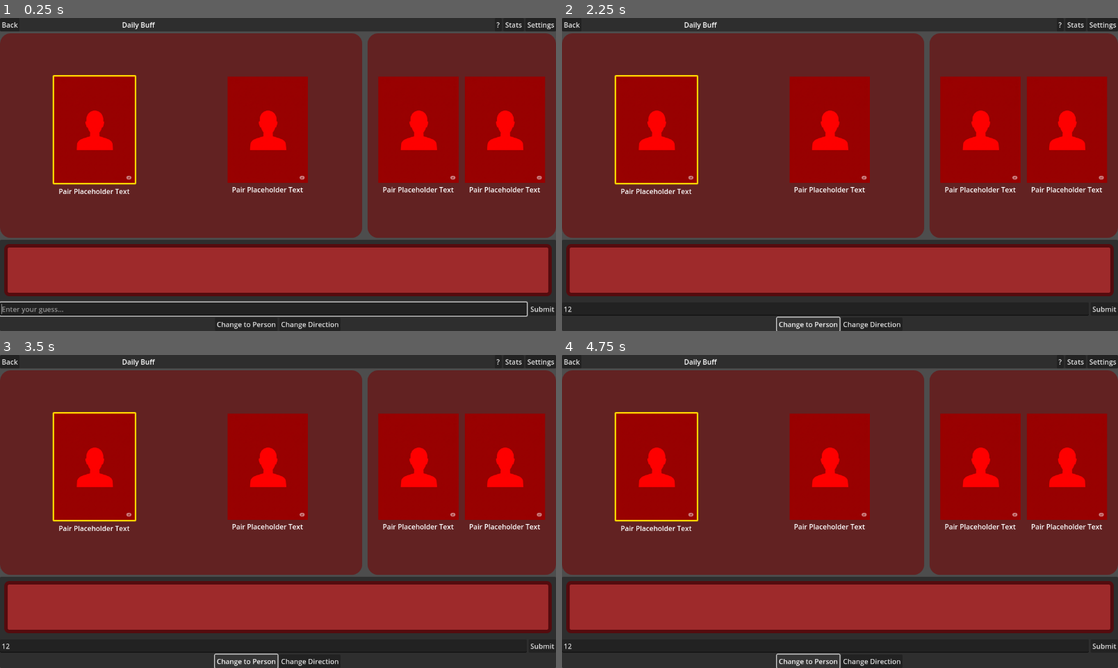
Above: before the commit, frames 1-4 (two rows, left to right).
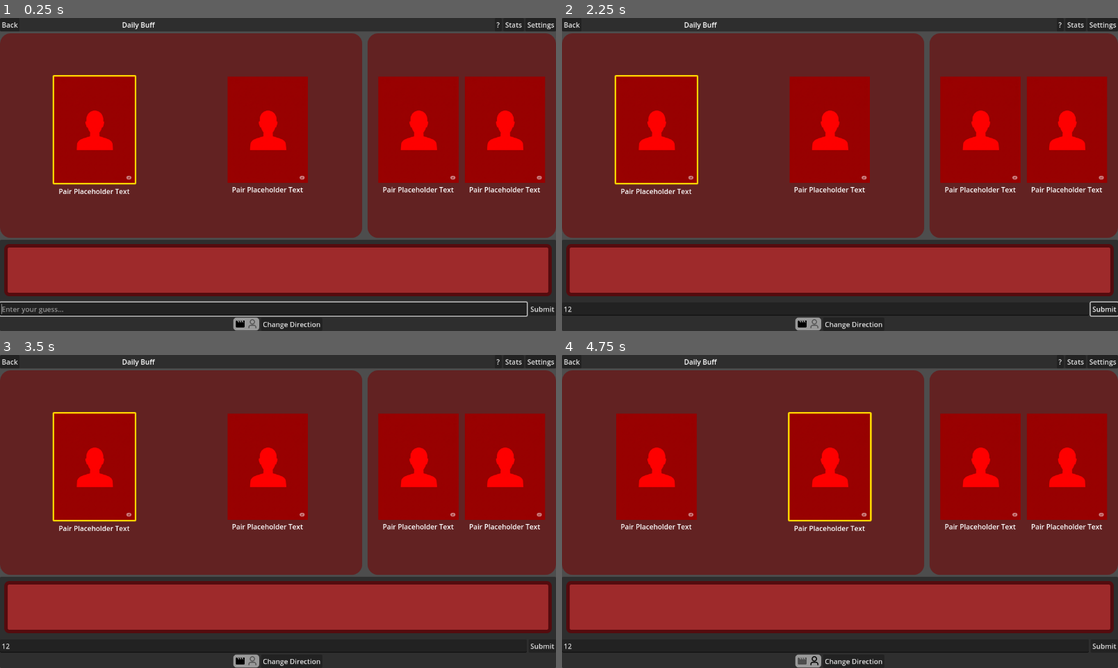
Above: after the commit, the same moments.

Repository: PlanetAriumGameStudio/movie-bluff-gameapp
Game: Godot game, scene res://scenes/game_scenes/daily_game.tscn
Two runs of this game, one before a commit and one after it. Both use one fixed random seed, a clock stepped at 60 frames per second and the inputs below. This scene is started directly instead of the project's main scene.
Inputs (mouse positions are in pixels of both pictures, inside the frame that each line leads up to):
- Up to frame 1 (0.25 s): no input
- Up to frame 2 (2.25 s): click (823, 309) at 0.52 s; type "12" at 0.6 s; click "Submit" at 1.25 s; click (806, 324) at 2 s, where only the run before the commit has a clickable "Change to Person"
- Up to frame 3 (3.5 s): click (239, 661) at 2.77 s
- Up to frame 4 (4.75 s): click "Change Direction" at 3.5 s; click (812, 661) at 4.27 s

The runs differ from the first frame. In frame 1, 0.4% of the frame differs, in the area x 39-61%, y 95-100%; in frame 2, 0.5%; in frame 3, 0.4%; in frame 4, 1.6%, in the area x 9-61%, y 18-100%.

Commit message:
feat: hook up consistant toggle button for MOVIE/PERSON choice in base game

Diff:
--- /dev/null
+++ b/core/scenes/ui/change_type_toggle/change_type_toggle.gd
@@ -0,0 +1,40 @@
+extends Control
+class_name ChangeTypeToggle
+
+enum ChangeType { PERSON, MOVIE }
+
+signal change_type_changed(type: ChangeType)
+
+@onready var movie_button: TextureButton = %MovieButton
+@onready var person_button: TextureButton = %PersonButton
+
+var current_type: ChangeType = ChangeType.MOVIE:
+	set(value):
+		if current_type == value:
+			return
+		current_type = value
+		emit_signal("change_type_changed", current_type)
+		_update_visuals()
+
+func _ready() -> void:
+	movie_button.pressed.connect(_on_movie_button_pressed)
+	person_button.pressed.connect(_on_person_button_pressed)
+	_update_visuals()
+
+func _on_movie_button_pressed() -> void:
+	self.current_type = ChangeType.MOVIE
+
+func _on_person_button_pressed() -> void:
+	self.current_type = ChangeType.PERSON
+
+func _update_visuals() -> void:
+	match current_type:
+		ChangeType.MOVIE:
+			movie_button.modulate = Color(1, 1, 1, 1)
+			person_button.modulate = Color(1, 1, 1, 0.5)
+		ChangeType.PERSON:
+			person_button.modulate = Color(1, 1, 1, 1)
+			movie_button.modulate = Color(1, 1, 1, 0.5)
+
+func get_current_change_type() -> ChangeType:
+	return current_type
--- /dev/null
+++ b/core/scenes/ui/change_type_toggle/change_type_toggle.tscn
@@ -0,0 +1,58 @@
+[gd_scene load_steps=5 format=3 uid="uid://dviltiwhwrhha"]
+
+[ext_resource type="Script" uid="uid://k4kutpadwj2c" path="res://core/scenes/ui/change_type_toggle/change_type_toggle.gd" id="1_6h8q3"]
+[ext_resource type="Texture2D" uid="uid://i4wwon2js0ry" path="res://sprites/ui_iconography/movie_icon.svg" id="2_3d1fr"]
+[ext_resource type="Texture2D" uid="uid://cpsor6oq3ypci" path="res://sprites/ui_iconography/person_icon.svg" id="3_3tafd"]
+
+[sub_resource type="StyleBoxFlat" id="StyleBoxFlat_6h8q3"]
+corner_radius_top_left = 8
+corner_radius_top_right = 8
+corner_radius_bottom_right = 8
+corner_radius_bottom_left = 8
+
+[node name="ChangeTypeToggle" type="Control"]
+custom_minimum_size = Vector2(60, 30)
+layout_mode = 3
+anchors_preset = 8
+anchor_left = 0.5
+anchor_top = 0.5
+anchor_right = 0.5
+anchor_bottom = 0.5
+grow_horizontal = 2
+grow_vertical = 2
+size_flags_horizontal = 4
+size_flags_vertical = 4
+script = ExtResource("1_6h8q3")
+
+[node name="PanelContainer" type="PanelContainer" parent="."]
+layout_mode = 1
+anchors_preset = 15
+anchor_right = 1.0
+anchor_bottom = 1.0
+grow_horizontal = 2
+grow_vertical = 2
+theme_override_styles/panel = SubResource("StyleBoxFlat_6h8q3")
+
+[node name="HBoxContainer" type="HBoxContainer" parent="PanelContainer"]
+layout_mode = 2
+alignment = 1
+
+[node name="MovieButton" type="TextureButton" parent="PanelContainer/HBoxContainer"]
+unique_name_in_owner = true
+layout_mode = 2
+size_flags_vertical = 4
+texture_normal = ExtResource("2_3d1fr")
+texture_pressed = ExtResource("2_3d1fr")
+texture_hover = ExtResource("2_3d1fr")
+texture_disabled = ExtResource("2_3d1fr")
+texture_focused = ExtResource("2_3d1fr")
+
+[node name="PersonButton" type="TextureButton" parent="PanelContainer/HBoxContainer"]
+unique_name_in_owner = true
+layout_mode = 2
+size_flags_vertical = 4
+texture_normal = ExtResource("3_3tafd")
+texture_pressed = ExtResource("3_3tafd")
+texture_hover = ExtResource("3_3tafd")
+texture_disabled = ExtResource("3_3tafd")
+texture_focused = ExtResource("3_3tafd")
--- a/scenes/game_scenes/base_game.gd
+++ b/scenes/game_scenes/base_game.gd
@@ -8,8 +8,7 @@
 enum State {INIT, WAITING_FOR_OPPONENT, PLAYING, SUBMITTING, COMPLETED}
 var current_state: State
 
-enum ChangeTypes {NONE, MOVIE, PERSON}
-var last_change:ChangeTypes
+var last_change: ChangeTypeToggle.ChangeType
 
 # --- Signals ---
 signal back_button_pressed
@@ -28,7 +27,7 @@
 # --- Footer / Controls
 @onready var submission_input: LineEdit = %SubmissionInput
 @onready var submit_button: Button = %SubmitButton
-@onready var change_type_toggle_button: Button = %ChangeTypeToggleButton
+@onready var change_type_toggle: ChangeTypeToggle = %ChangeTypeToggle
 @onready var change_direction_button: Button = %ChangeDirectionButton
 
 # --- Popup
@@ -38,6 +37,7 @@
 func _ready() -> void:
 	header_back_button.pressed.connect(_on_back_button_pressed)
 	completion_back_button.pressed.connect(_on_back_button_pressed)
+	change_type_toggle.change_type_changed.connect(_on_change_type_changed)
 	# The specific game modes will be responsible for connecting to the other buttons
 	# and implementing their own logic.
 
@@ -49,6 +49,7 @@
 func _initialize_game() -> void:
 	# This method should be overridden by the specific game mode scripts
 	# to set up the game state, connect to API signals, etc.
+	last_change = ChangeTypeToggle.ChangeType.PERSON
 	pass
 
 # --- Public Methods ---
@@ -150,3 +151,12 @@
 func _on_back_button_pressed() -> void:
 	emit_signal("back_button_pressed")
 	TransitionManager.change_scene("res://scenes/menus/main_menu/main_menu.tscn", 1)
+
+func _on_change_type_changed(type: ChangeTypeToggle.ChangeType) -> void:
+	match type:
+		ChangeTypeToggle.ChangeType.MOVIE:
+			last_change = ChangeTypeToggle.ChangeType.PERSON
+			change_type_toggle.current_type = ChangeTypeToggle.ChangeType.MOVIE
+		ChangeTypeToggle.ChangeType.PERSON:
+			last_change = ChangeTypeToggle.ChangeType.MOVIE
+			change_type_toggle.current_type = ChangeTypeToggle.ChangeType.PERSON
--- a/scenes/game_scenes/base_game.tscn
+++ b/scenes/game_scenes/base_game.tscn
@@ -1,6 +1,7 @@
-[gd_scene load_steps=2 format=3 uid="uid://lx8q2ejyh8fo"]
+[gd_scene load_steps=3 format=3 uid="uid://lx8q2ejyh8fo"]
 
 [ext_resource type="Script" uid="uid://cb1bkkxb28cw4" path="res://scenes/game_scenes/base_game.gd" id="1_abcde"]
+[ext_resource type="PackedScene" uid="uid://dviltiwhwrhha" path="res://core/scenes/ui/change_type_toggle/change_type_toggle.tscn" id="2_1loxt"]
 
 [node name="BaseGame" type="Control"]
 layout_mode = 3
@@ -87,10 +88,9 @@
 layout_mode = 2
 alignment = 1
 
-[node name="ChangeTypeToggleButton" type="Button" parent="MainVBoxContainer/Footer/FooterVBox/ToggleControlsHBox"]
+[node name="ChangeTypeToggle" parent="MainVBoxContainer/Footer/FooterVBox/ToggleControlsHBox" instance=ExtResource("2_1loxt")]
 unique_name_in_owner = true
 layout_mode = 2
-text = "Change Type"
 
 [node name="ChangeDirectionButton" type="Button" parent="MainVBoxContainer/Footer/FooterVBox/ToggleControlsHBox"]
 unique_name_in_owner = true
--- a/scenes/game_scenes/competitive_game.tscn
+++ b/scenes/game_scenes/competitive_game.tscn
@@ -32,9 +32,6 @@
 unique_name_in_owner = true
 layout_mode = 2
 text = "Concede"
-
-[node name="VBoxContainer" parent="GameCompletionPopup" index="1"]
-offset_right = 96.0
 
 [node name="WaitingOverlay" type="PanelContainer" parent="." index="2"]
 unique_name_in_owner = true
--- a/scripts/game_scenes/competitive_game.gd
+++ b/scripts/game_scenes/competitive_game.gd
@@ -29,7 +29,6 @@
 	concede_button.pressed.connect(_on_concede_button_pressed)
 	submit_button.pressed.connect(_on_submission)
 	submission_input.text_submitted.connect(_on_submission)
-	change_type_toggle_button.pressed.connect(_on_change_type_toggle_button_button_down)
 
 	# Connect API signals
 	ApiClient.competitive_submission_succeeded.connect(_on_api_submission_succeeded)
@@ -233,12 +232,6 @@
 	set_state(State.SUBMITTING)
 	ApiClient.submit_pvp_turn(game_id, turn_data)
 
-func _on_change_type_toggle_button_button_down() -> void:
-	if current_state != State.PLAYING:
-		return
-
-	submission_input.grab_focus()
-
 func _on_history_button_pressed() -> void:
 	_history_panel_visible = not _history_panel_visible
 	var tween = get_tree().create_tween()
--- a/scripts/game_scenes/daily_game.gd
+++ b/scripts/game_scenes/daily_game.gd
@@ -20,9 +20,10 @@
 	submit_button.pressed.connect(_on_submission)
 	submission_input.text_submitted.connect(_on_submission)
 	daily_submission_button.pressed.connect(_on_daily_submission_button_down)
-	change_type_toggle_button.pressed.connect(_on_change_type_toggle_button_button_down)
-	change_direction_button.pressed.connect(_on_change_direction_button_button_down)
+	change_direction_button.pressed.connect(_on_change_direction_button_down)
 	daily_path.game_completed.connect(_on_daily_path_game_completed)
+	change_type_toggle.change_type_changed.connect(_update_changing)
+	_update_changing(change_type_toggle.get_current_change_type())
 
 	set_state(State.INIT)
 
@@ -33,10 +34,9 @@
 	# Reset all game variables to their defaults
 	current_pairing = Pairing.new()
 	current_direction = START_TO_FINISH
+
 	# Set initial UI state to match game state
 	%GameboardHBoxContainer.split_offset = 200
-	_update_changing(ChangeTypes.PERSON) # Default to changing the Movie
-	_update_toggle_button_text()
 	%SubmissionInput.grab_focus()
 
 	# Connect to all signals from our global ApiClient
@@ -63,14 +63,12 @@
 	var path_data = daily_path.get_full_path_json()
 	ApiClient.submit_daily_path(path_data)
 
-func _update_changing(type: ChangeTypes) -> void:
-	last_change = type
-	_update_toggle_button_text()
+func _update_changing(type: ChangeTypeToggle.ChangeType) -> void:
 	var highlight_type: int # MoviePersonPair.Highlight
 	match type:
-		ChangeTypes.MOVIE:
+		ChangeTypeToggle.ChangeType.PERSON:
 			highlight_type = 2 # MoviePersonPair.Highlight.PERSON
-		ChangeTypes.PERSON:
+		ChangeTypeToggle.ChangeType.MOVIE:
 			highlight_type = 1 # MoviePersonPair.Highlight.MOVIE
 		_:
 			highlight_type = 0 # MoviePersonPair.Highlight.NONE
@@ -180,7 +178,8 @@
 		next_pairing.movie_name = credit.title
 		next_pairing.movie_poster_url = credit.poster_path if credit.poster_path else ""
 		ApiClient.fetch_credits_for_movie(next_pairing)
-		_update_changing(ChangeTypes.MOVIE)
+		last_change = change_type_toggle.current_type
+		change_type_toggle.current_type = ChangeTypeToggle.ChangeType.PERSON
 		_push_pair_to_path(next_pairing)
 		submission_input.clear()
 		submission_input.grab_focus()
@@ -196,7 +195,8 @@
 		next_pairing.person_name = credit.name
 		next_pairing.person_profile_url = credit.profile_path if credit.profile_path else ""
 		ApiClient.fetch_credits_for_person(next_pairing)
-		_update_changing(ChangeTypes.PERSON)
+		last_change = change_type_toggle.current_type
+		change_type_toggle.current_type = ChangeTypeToggle.ChangeType.MOVIE
 		_push_pair_to_path(next_pairing)
 		submission_input.clear()
 		submission_input.grab_focus()
@@ -208,28 +208,17 @@
 	if current_state != State.PLAYING:
 		return
 	current_pairing = starting_pair.get_pair() if current_direction == START_TO_FINISH else finishing_pair.get_pair()
+
+	print ("Lat changeL:", last_change)
 	match last_change:
-		ChangeTypes.PERSON: # User is submitting a movie to change from a person
+		ChangeTypeToggle.ChangeType.PERSON: # User is submitting a movie to change from a person
 			_process_movie_change_submission()
-		ChangeTypes.MOVIE: # User is submitting a person to change from a movie
+		ChangeTypeToggle.ChangeType.MOVIE: # User is submitting a person to change from a movie
 			_process_person_change_submission()
 		_:
 			print("Submission Error: No change type selected.")
 
-func _on_change_type_toggle_button_button_down() -> void:
-	if current_state != State.PLAYING:
-		return
-
-	if last_change == ChangeTypes.PERSON:
-		_update_changing(ChangeTypes.MOVIE)
-	else:
-		_update_changing(ChangeTypes.PERSON)
-	submission_input.grab_focus()
-
-func _update_toggle_button_text():
-	change_type_toggle_button.text = "Change to Person" if last_change == ChangeTypes.PERSON else "Change to Movie"
-
-func _on_change_direction_button_button_down() -> void:
+func _on_change_direction_button_down() -> void:
 	if current_state != State.PLAYING:
 		return
 
@@ -246,7 +235,7 @@
 	tween.tween_property(%GameboardHBoxContainer, "split_offset", target_offset, 0.4)
 
 	# Re-evaluate and apply highlights for the new direction.
-	_update_changing(last_change)
+	_update_changing(change_type_toggle.get_current_change_type())
 	submission_input.grab_focus()
 
 func _on_daily_submission_button_down() -> void:
--- /dev/null
+++ b/sprites/ui_iconography/movie_icon.svg
@@ -0,0 +1 @@
+<svg xmlns="http://www.w3.org/2000/svg" width="24" height="24" viewBox="0 0 24 24"><path d="M18 4l2 4h-3l-2-4h-2l2 4h-3l-2-4H8l2 4H7L5 4H4c-1.1 0-2 .9-2 2v12c0 1.1.9 2 2 2h16c1.1 0 2-.9 2-2V4h-4z"/></svg>
--- /dev/null
+++ b/sprites/ui_iconography/person_icon.svg
@@ -0,0 +1 @@
+<svg width="24px" height="24px" viewBox="0 0 24 24" fill="none" xmlns="http://www.w3.org/2000/svg"><path d="M12 12C14.7614 12 17 9.76142 17 7C17 4.23858 14.7614 2 12 2C9.23858 2 7 4.23858 7 7C7 9.76142 9.23858 12 12 12Z" stroke="#000000" stroke-width="2" stroke-linecap="round" stroke-linejoin="round"/><path d="M20 21V19C20 16.7909 18.2091 15 16 15H8C5.79086 15 4 16.7909 4 19V21" stroke="#000000" stroke-width="2" stroke-linecap="round" stroke-linejoin="round"/></svg>
Not shown, added: core/scenes/ui/change_type_toggle/change_type_toggle.gd.uid
Not shown, added: sprites/ui_iconography/movie_icon.svg.import
Not shown, added: sprites/ui_iconography/person_icon.svg.import
